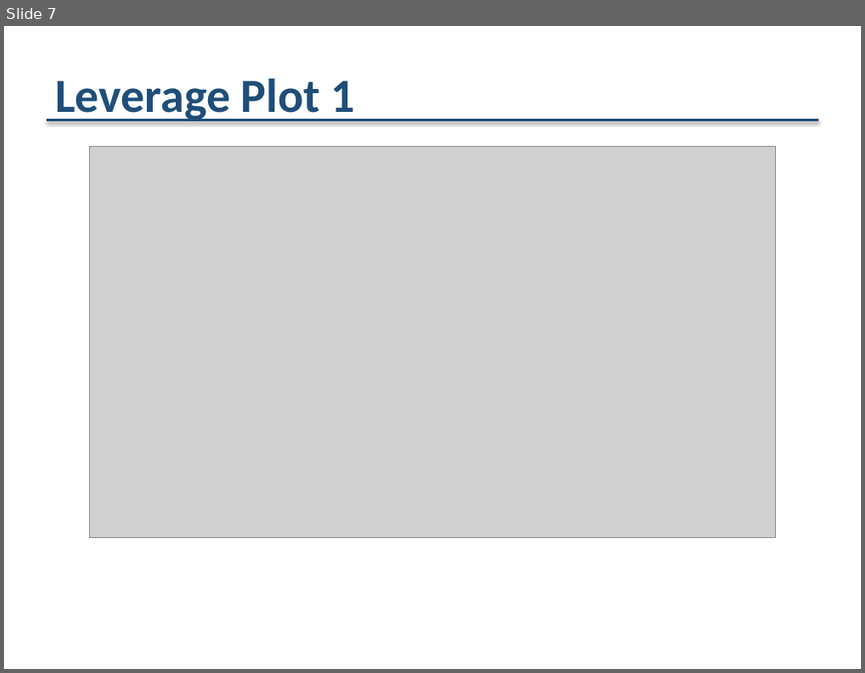
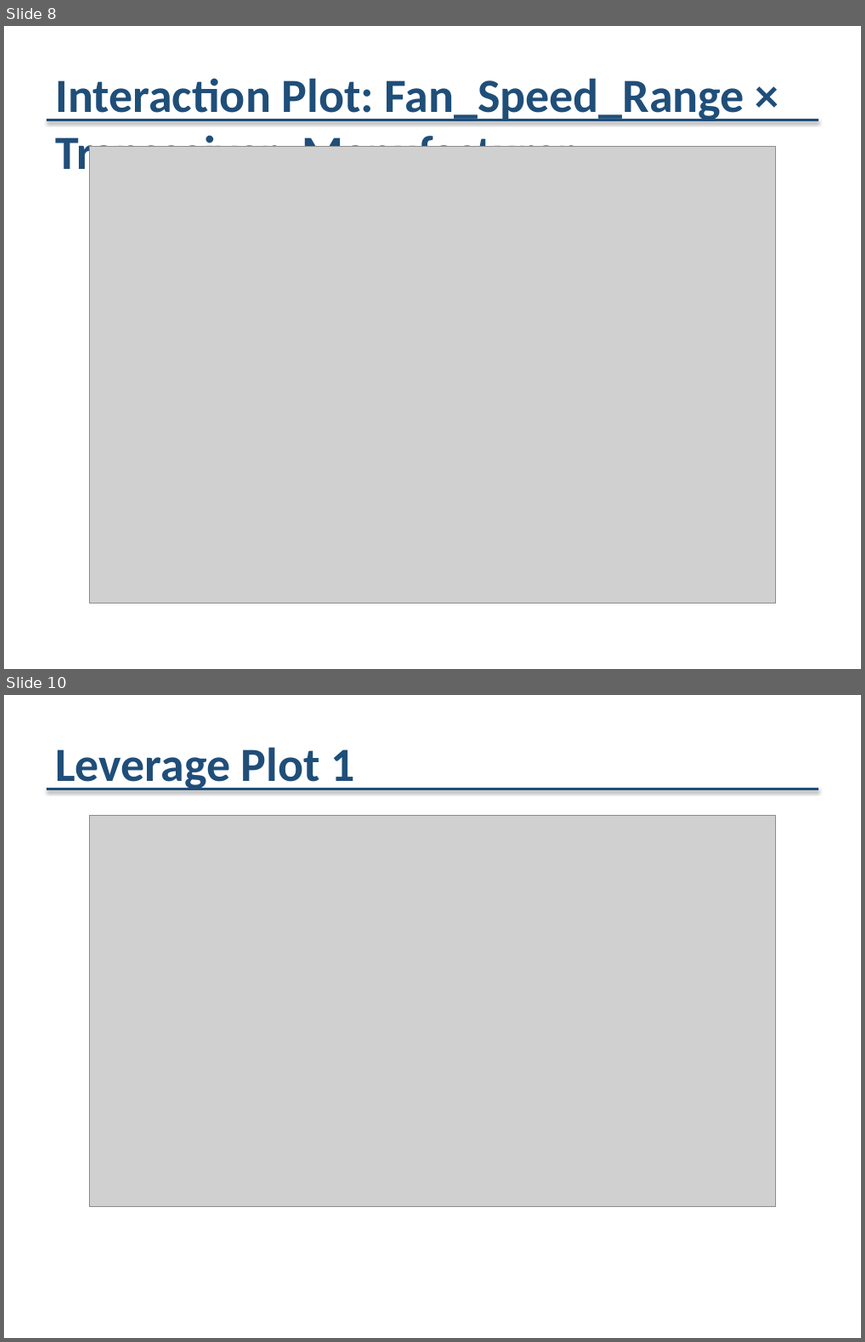
Before and after one commit to VictorBlakeG/doe, a slide deck: outputs/doe_analysis_report.pptx. Shown one above the other, each under a label of ours: slide 7 before the commit, slides 8 and 10 after it; the slides between them are not shown. The pictures are 865x673 and 865x1342 pixels, drawn with LibreOffice and Linux fonts; fonts in the diff are those of the drawing; grey boxes stand for pictures. Boxes give left, top, right and bottom in pixels: in the first picture for what was removed or moved away, otherwise in the second. Text is boxed around its words. In the diff, an @@ line names an element or a change of style, - is before the commit and + after.

Commit message:
Add missing interaction plots for Fan_Speed_Range and implement PDF/PPTX integration
Changes:
1. Fixed create_interaction_plots() in doe.py to generate one plot per unique factor pair
   - Previously limited to 6 individual level pairs, only showing Manufacturer×Rack_Unit
   - Now identifies unique factor pairs and generates representative plot for each:
     • Fan_Speed_Range × Rack_Unit (ADDED)
     • Fan_Speed_Range × Transceiver_Manufacturer (ADDED)
     • Rack_Unit × Transceiver_Manufacturer (existing)

2. Added interaction plot extraction for PDF generation in pdf_generator_plotly.py
   - New function: extract_interaction_plots_from_html_for_pdf()
   - Extracts Plotly figures from HTML and converts to PNG for PDF embedding
   - Integrated into both full and reduced model PDF generation

3. Updated powerpoint_generator.py to handle 3 unique factor pairs
   - PowerPoint now embeds 3 interaction plots for full model
   - PowerPoint now embeds 2 interaction plots for reduced model

Results:
✅ Full Model: 3 interaction plots in HTML, PDF (2.75 MB), and PPTX
✅ Reduced Model: 2 interaction plots in HTML, PDF (1.75 MB), and PPTX
✅ All output formats now include the previously missing Fan_Speed_Range interactions

```diff
--- a/outputs/doe_analysis_report.pptx
+++ b/outputs/doe_analysis_report.pptx
@@ slide 8 added at (x1=4, y1=26, x2=861, y2=669), background #FFFFFF @@
@@ text added at (x1=55, y1=78, x2=744, y2=180), 40 pt, text #1F4E79, bold @@
+Interaction Plot: Fan_Speed_Range × Transceiver_Manufacturer
@@ line added from (46, 120) to (818, 120), #1F4E79 2 pt @@
@@ picture added at (x1=90, y1=146, x2=775, y2=602) @@
@@ what was slide 7 is now slide 10 @@
```
Also in this commit, not shown: 2 other slides added, 8 other files.
